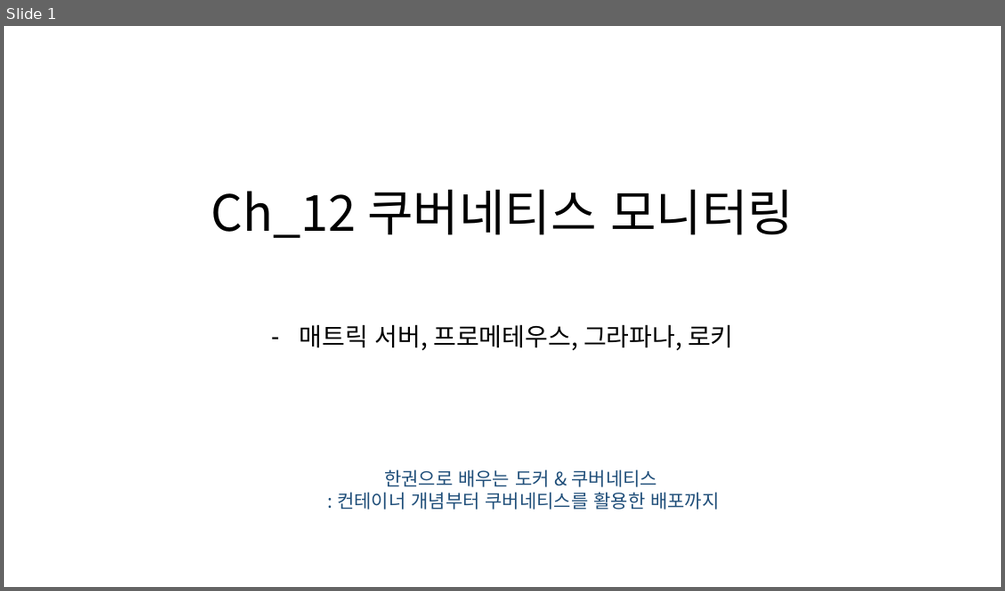
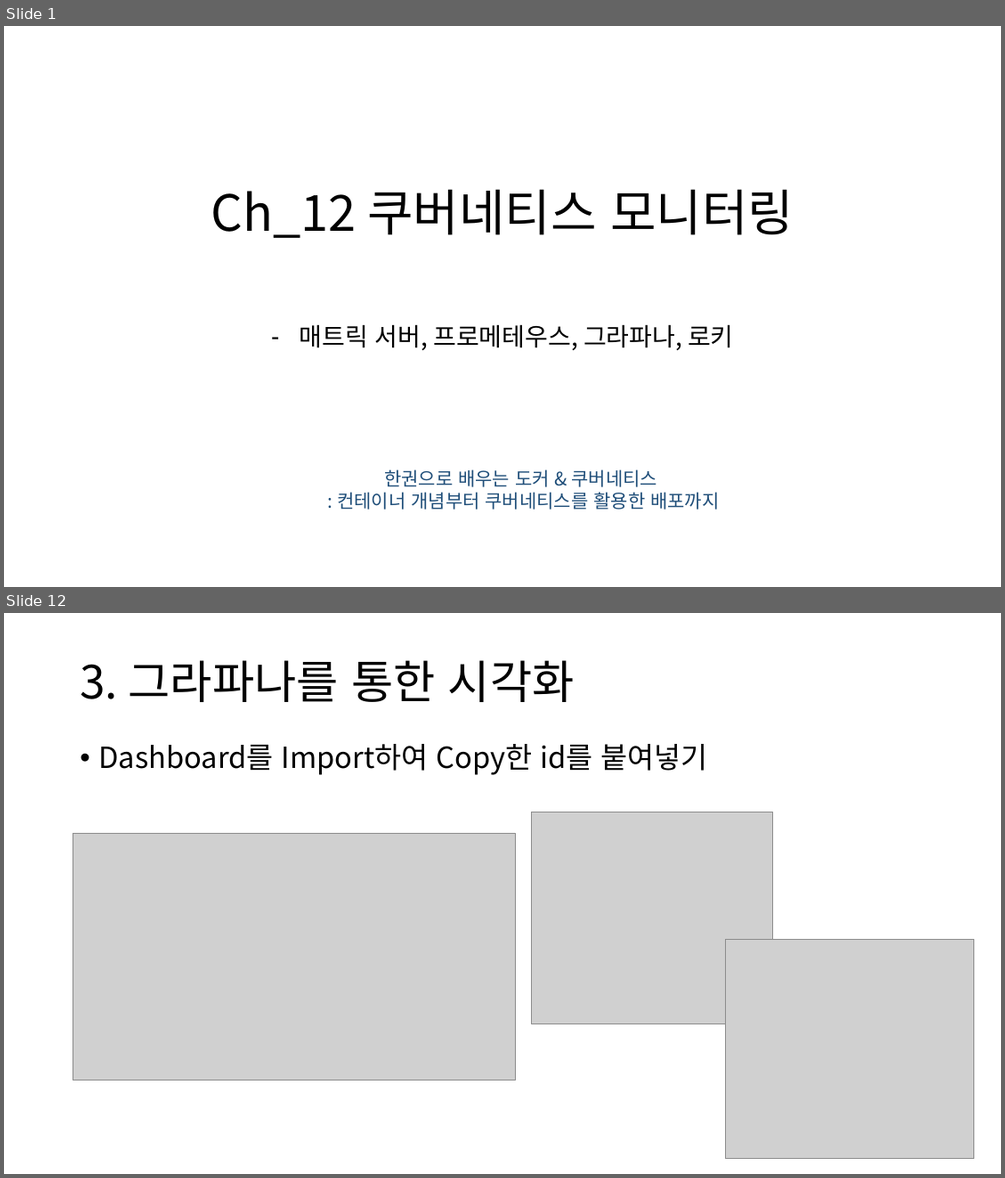
Before and after one commit to restful3/ds4th_study, a slide deck: source/도커심화_한권으로_배우는_도커_&_쿠버네티스/ch12_쿠버네티스모니터링.pptx. Shown one above the other, each under a label of ours: slide 1 before the commit, slides 1 and 12 after it; the slides between them are not shown. The pictures are 1005x591 and 1005x1178 pixels, drawn with LibreOffice and Linux fonts; fonts in the diff are those of the drawing; grey boxes stand for pictures. Boxes give left, top, right and bottom in pixels: in the first picture for what was removed or moved away, otherwise in the second. Text is boxed around its words. In the diff, an @@ line names an element or a change of style, - is before the commit and + after.

```diff
--- a/source/도커심화_한권으로_배우는_도커_&_쿠버네티스/ch12_쿠버네티스모니터링.pptx
+++ b/source/도커심화_한권으로_배우는_도커_&_쿠버네티스/ch12_쿠버네티스모니터링.pptx
@@ slide 12 added at [4,613,1001,1174], background #FFFFFF @@
@@ title added at [80,660,574,702], 44 pt, text #000000 @@
+3. 그라파나를 통한 시각화
@@ text added at [98,744,708,775], 28 pt, text #000000 @@
+• Dashboard를 Import하여 Copy한 id를 붙여넣기
@@ picture added at [531,811,772,1023] @@
@@ picture added at [73,833,516,1079] @@
@@ picture added at [726,939,974,1159] @@
```
Also in this commit, not shown: 2 slides changed, 13 other slides added, 1 other file.
